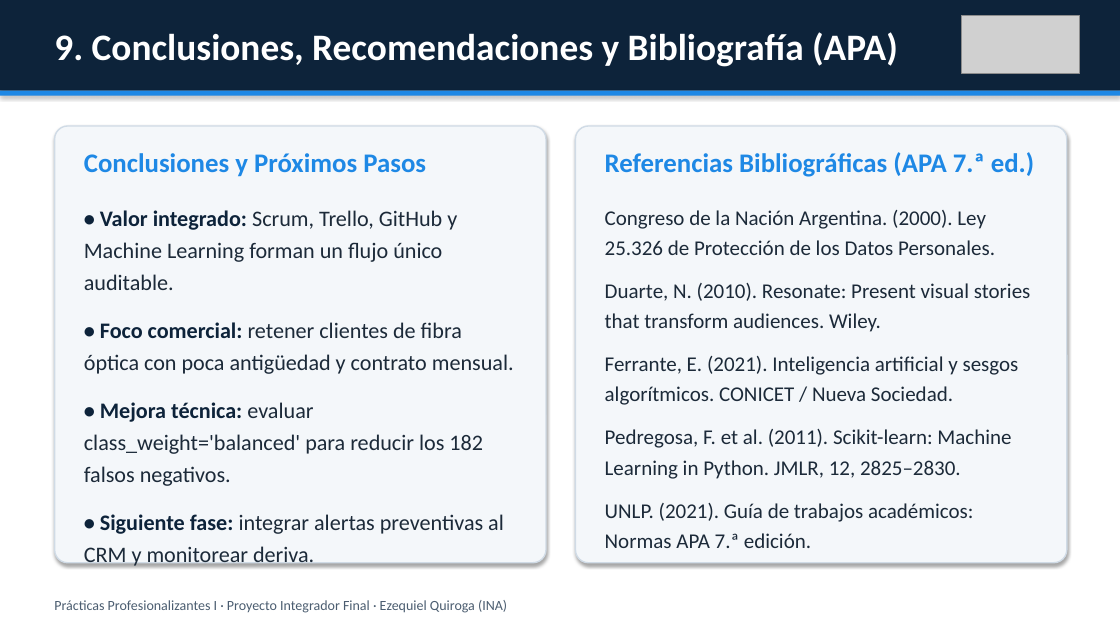
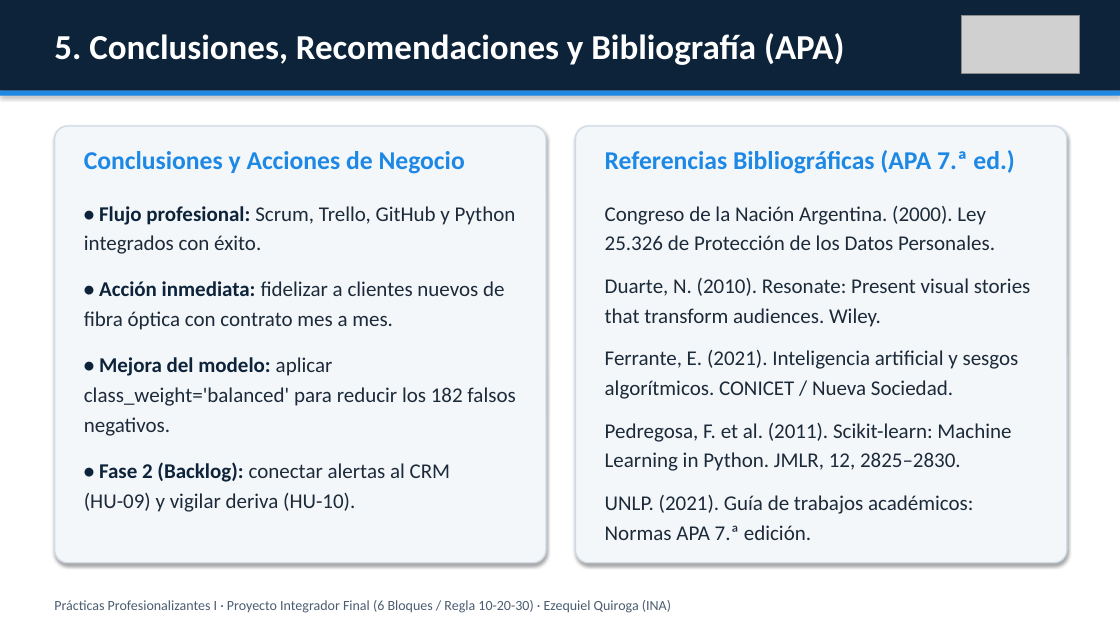
Before and after one commit to eze2307/proyecto-integrador-final-churn-ia, a slide deck: slide 6 of presentacion/Presentacion_Final_Ezequiel_Quiroga_INA.pptx (slide 10 before the commit). Drawn at 1120x630 pixels with LibreOffice and Linux fonts; fonts in the diff are those of the drawing; grey boxes stand for pictures. Boxes give left, top, right and bottom in pixels: in the first picture for what was removed or moved away, otherwise in the second. Text is boxed around its words. In the diff, an @@ line names an element or a change of style, - is before the commit and + after.

Commit message:
refactor(presentacion): sintetizar defensa en 6 diapositivas (6 bloques Clase 14)

```diff
--- a/presentacion/Presentacion_Final_Ezequiel_Quiroga_INA.pptx
+++ b/presentacion/Presentacion_Final_Ezequiel_Quiroga_INA.pptx
@@ text at bbox=[54, 33, 844, 65]: text changed; size 32 to 30 pt @@
-9. Conclusiones, Recomendaciones y Bibliografía (APA)
+5. Conclusiones, Recomendaciones y Bibliografía (APA)
@@ text "Referencias Bibliográficas (APA 7.ª ed.)" at bbox=[605, 150, 1014, 174]: size 23 to 22 pt @@
@@ text at bbox=[84, 151, 465, 174]: text changed; size 23 to 22 pt @@
-Conclusiones y Próximos Pasos
+Conclusiones y Acciones de Negocio
@@ text at bbox=[84, 206, 516, 512]: text changed; size 19 to 18 pt @@
-• Valor integrado: Scrum, Trello, GitHub y Machine Learning forman un flujo único auditable.
-• Foco comercial: retener clientes de fibra óptica con poca antigüedad y contrato mensual.
-• Mejora técnica: evaluar class_weight='balanced' para reducir los 182 falsos negativos.
-• Siguiente fase: integrar alertas preventivas al CRM y monitorear deriva.
+• Flujo profesional: Scrum, Trello, GitHub y Python integrados con éxito.
+• Acción inmediata: fidelizar a clientes nuevos de fibra óptica con contrato mes a mes.
+• Mejora del modelo: aplicar class_weight='balanced' para reducir los 182 falsos negativos.
+• Fase 2 (Backlog): conectar alertas al CRM (HU-09) y vigilar deriva (HU-10).
@@ text "Congreso de la Nación Argentina. ..." at bbox=[605, 206, 1031, 540]: line spacing 1.2 to 1.18 @@
@@ text at bbox=[54, 600, 671, 613]: text changed @@
-Prácticas Profesionalizantes I · Proyecto Integrador Final · Ezequiel Quiroga (INA)
+Prácticas Profesionalizantes I · Proyecto Integrador Final (6 Bloques / Regla 10-20-30) · Ezequiel Quiroga (INA)
```
Also in this commit, not shown: 4 other slides changed, 4 slides removed, 1 other file.
